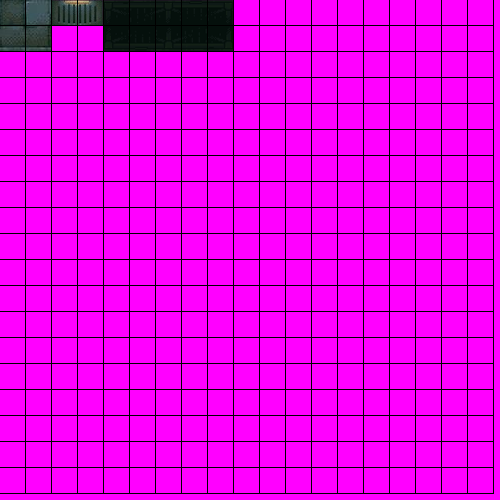
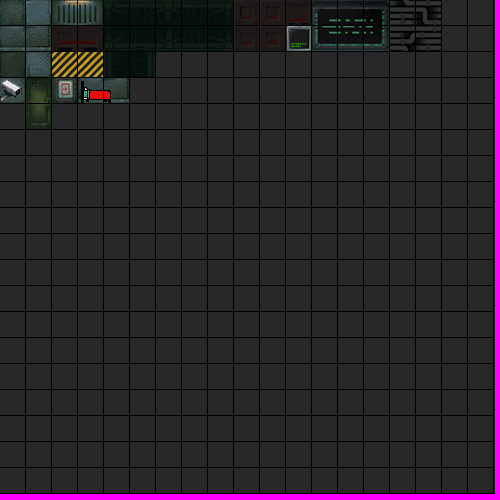
Revision of a layered (500, 500) image; what changed, layer by layer:
added layer "Layer 26" above "Layer 25" over box(81, 81, 111, 103)
added layer "Layer 24" above "Layer 23" over box(130, 52, 155, 77)
added layer "Layer 22" above "Layer 18" over box(104, 52, 129, 77)
added layer "Layer 18" above "Layer 21" over box(55, 78, 76, 101)
added layer "Layer 21" above "Layer 20" over box(52, 78, 77, 103)
added layer "Layer 17" above "Layer 16" over box(26, 78, 51, 129)
added layer "Layer 16" above "Layer 15" over box(287, 26, 311, 51)
added layer "Layer 15" above "Layer 14" over box(390, 0, 441, 51)
added layer "Layer 14" above "Layer 12" over box(52, 52, 103, 77)
added layer "Layer 12" above "Layer 13" over box(0, 79, 22, 102)
added layer "Layer 13" above "Layer 11" over box(0, 78, 25, 103)
added layer "Layer 11" above "Layer 10" over box(312, 0, 389, 51)
added layer "Layer 10" above "Layer 9" over box(26, 52, 51, 77)
added layer "Layer 9" above "Layer 7" over box(0, 52, 25, 77)
added layer "Layer 7" above "Layer 6" over box(234, 0, 285, 51)
added layer "Layer 6" above "Layer 5" over box(286, 0, 311, 25)
added layer "Layer 5" above "Layer 4" over box(52, 26, 103, 51)
added layer "Layer 27" above "Tile 1" over box(79, 78, 129, 103)
added layer "Layer 8" above "Layer 1" over box(0, 0, 495, 494)
